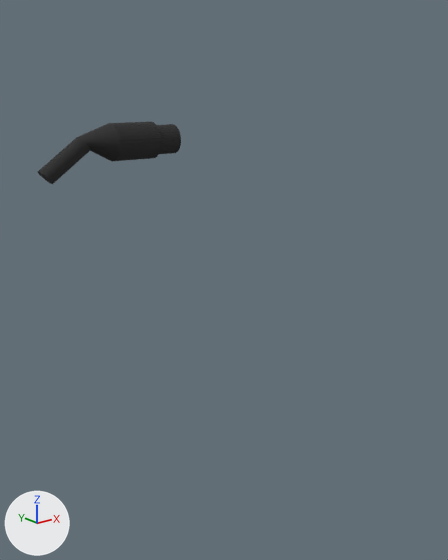
An edit to the Blender file Assets/Surround/Distnewrepo/Charging-port.blend, drawn before and after from the same camera.
One viewpoint serves both versions: a 50 mm camera at (-9.42, -11.92, 9.08) aimed at (-0.84, -1.19, 4.79). The axes (+X, +Y, +Z) are drawn at lower left. The lights are the same throughout. Mesh edges are drawn as thin lines on the coarser meshes.
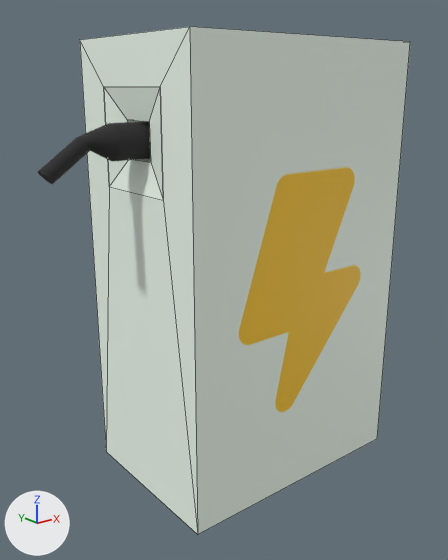
What differs and where, as boxes [x1, y1, x2, y2] in the pictures (448 x 560 px):
'Cube', shown
    after: [80, 27, 410, 534]

The change, as a diff of the scene's bpy script:
```diff
--- a/Assets/Surround/Distnewrepo/Charging-port.blend.py
+++ b/Assets/Surround/Distnewrepo/Charging-port.blend.py
@@ ob_cube @@
 ob_cube.location = (0.0, 0.0, 1.0)
-ob_cube.hide_set(True)
```
